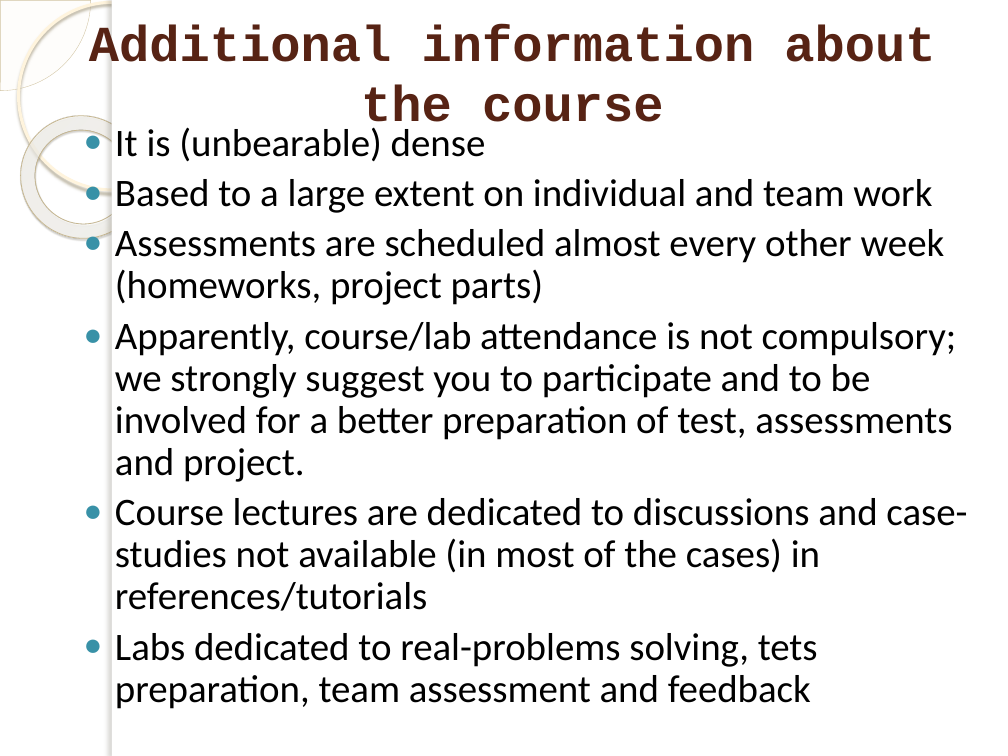
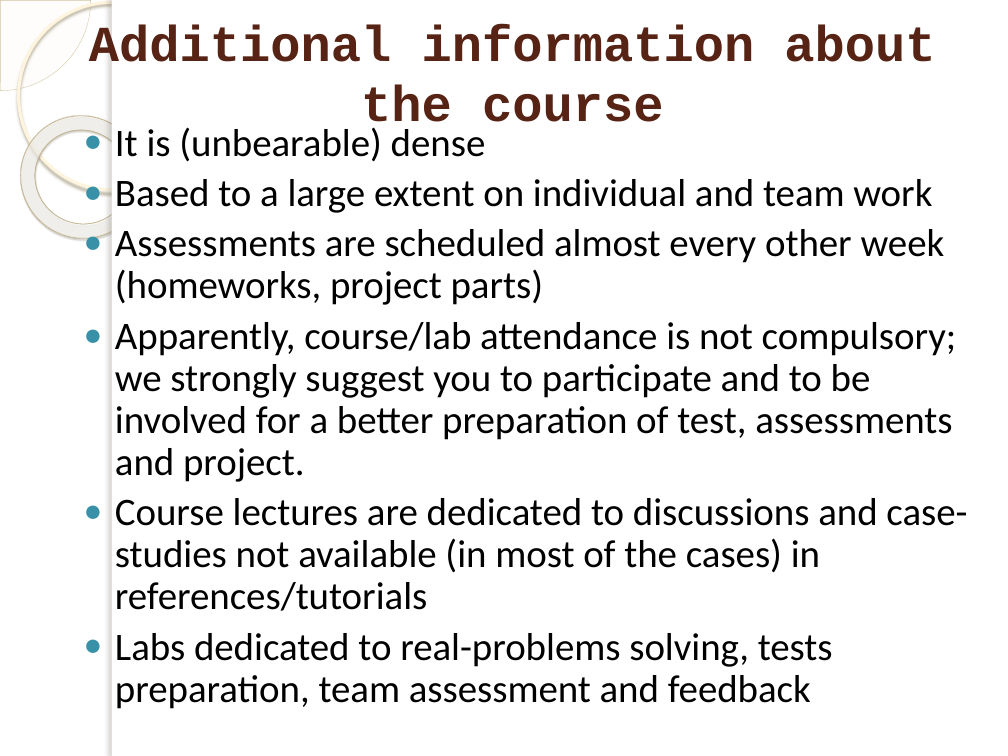
Before and after one commit to marinfotache/Database-Logic-in-Business-Applications, a slide deck: slide 16 of 00_DBLBA - course outline/00_DBLBA__Course_Outline.pptx. Drawn at 1008x756 pixels with LibreOffice and Linux fonts; fonts in the diff are those of the drawing; background and template pictures are left out. Boxes give left, top, right and bottom in pixels: in the first picture for what was removed or moved away, otherwise in the second. Text is boxed around its words. In the diff, an @@ line names an element or a change of style, - is before the commit and + after.

```diff
--- a/00_DBLBA - course outline/00_DBLBA__Course_Outline.pptx
+++ b/00_DBLBA - course outline/00_DBLBA__Course_Outline.pptx
@@ text at (x1=115, y1=633, x2=833, y2=709): text changed @@
-● Labs dedicated to real-problems solving, tets preparation, team assessment and feedback
+● Labs dedicated to real-problems solving, tests preparation, team assessment and feedback
```
Also in this commit, not shown: 3 other slides changed.
